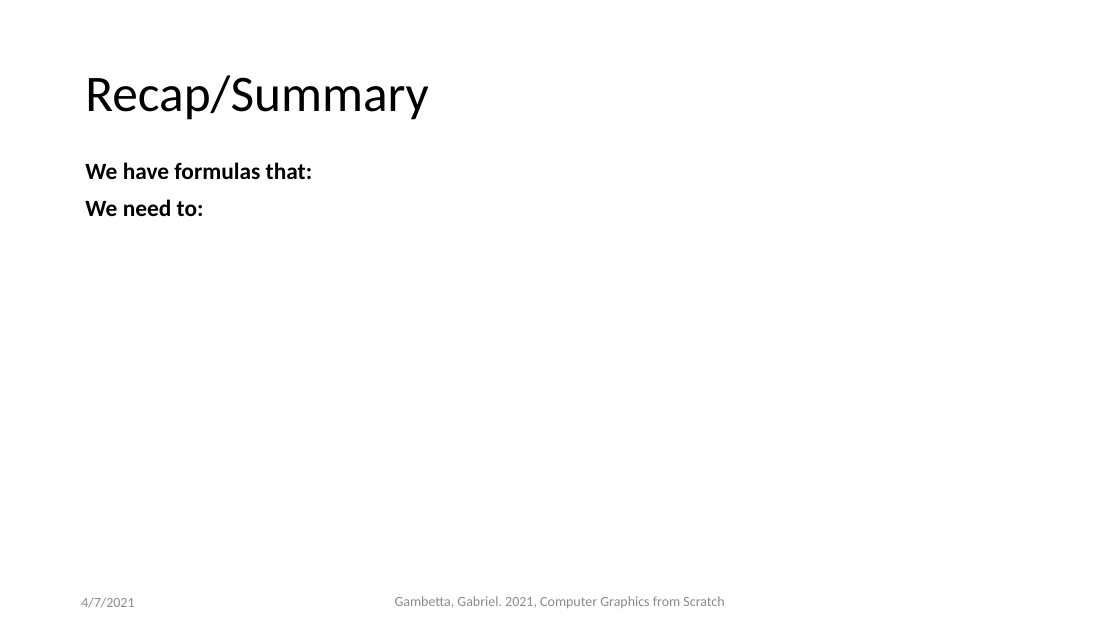
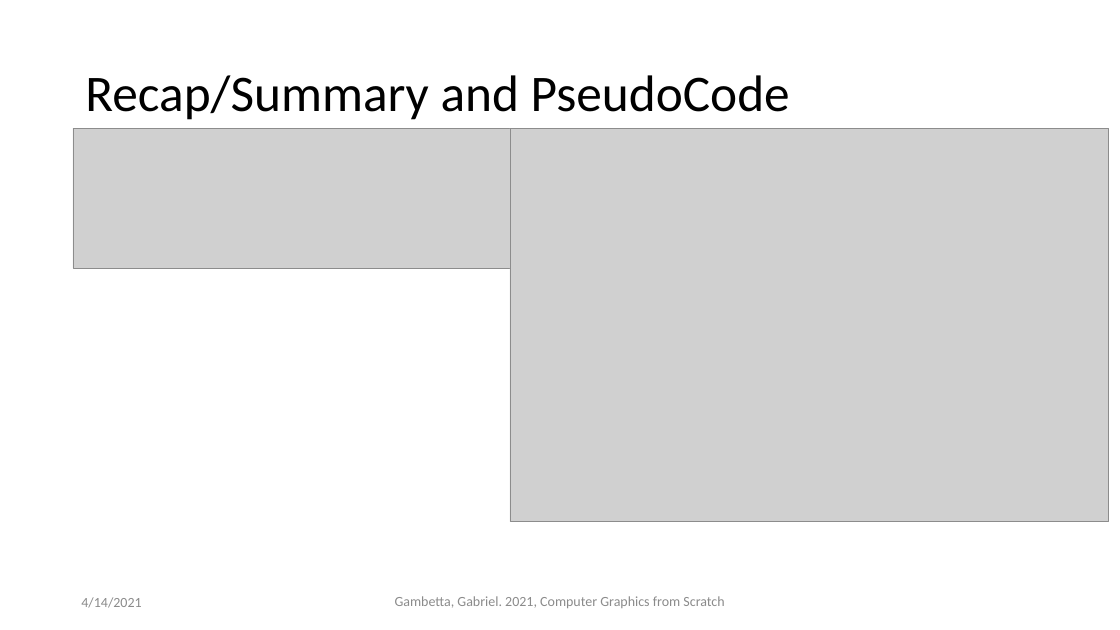
Before and after one commit to ctrachte/JS-Computer-Graphics-Demo, a slide deck: slide 5 of computer-graphics-js-2.pptx (slide 4 before the commit). Drawn at 1120x630 pixels with LibreOffice and Linux fonts; fonts in the diff are those of the drawing; grey boxes stand for pictures. Boxes give left, top, right and bottom in pixels: in the first picture for what was removed or moved away, otherwise in the second. Text is boxed around its words. In the diff, an @@ line names an element or a change of style, - is before the commit and + after.

```diff
--- a/computer-graphics-js-2.pptx
+++ b/computer-graphics-js-2.pptx
@@ title at (85, 75, 790, 120): text changed @@
-Recap/Summary
+Recap/Summary and PseudoCode
@@ picture added at (73, 128, 651, 268) @@
@@ picture added at (510, 128, 1109, 522) @@
@@ text removed at (85, 162, 312, 216) @@
-We have formulas that:
-We need to:
@@ text at (81, 597, 141, 608): text changed @@
-4/7/2021
+4/14/2021
```
Also in this commit, not shown: 4 other slides changed, 5 slides added, 1 other file.
